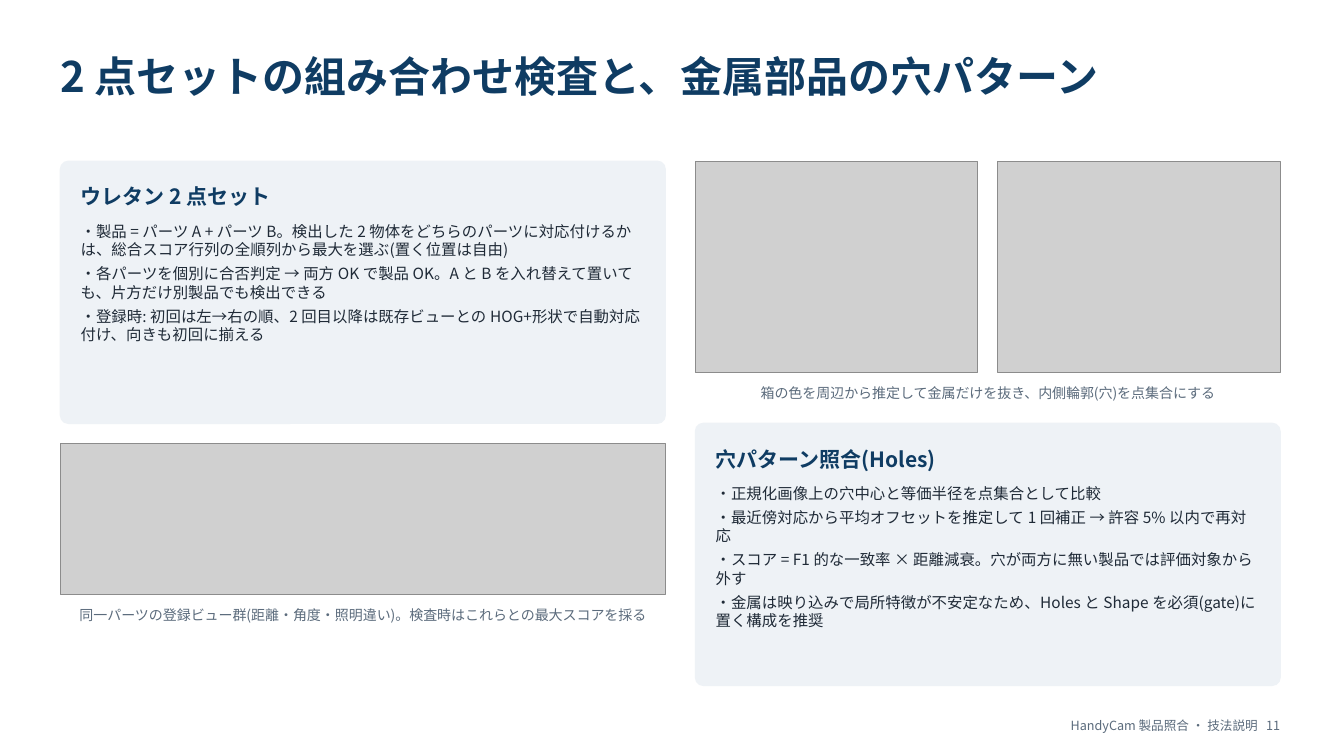
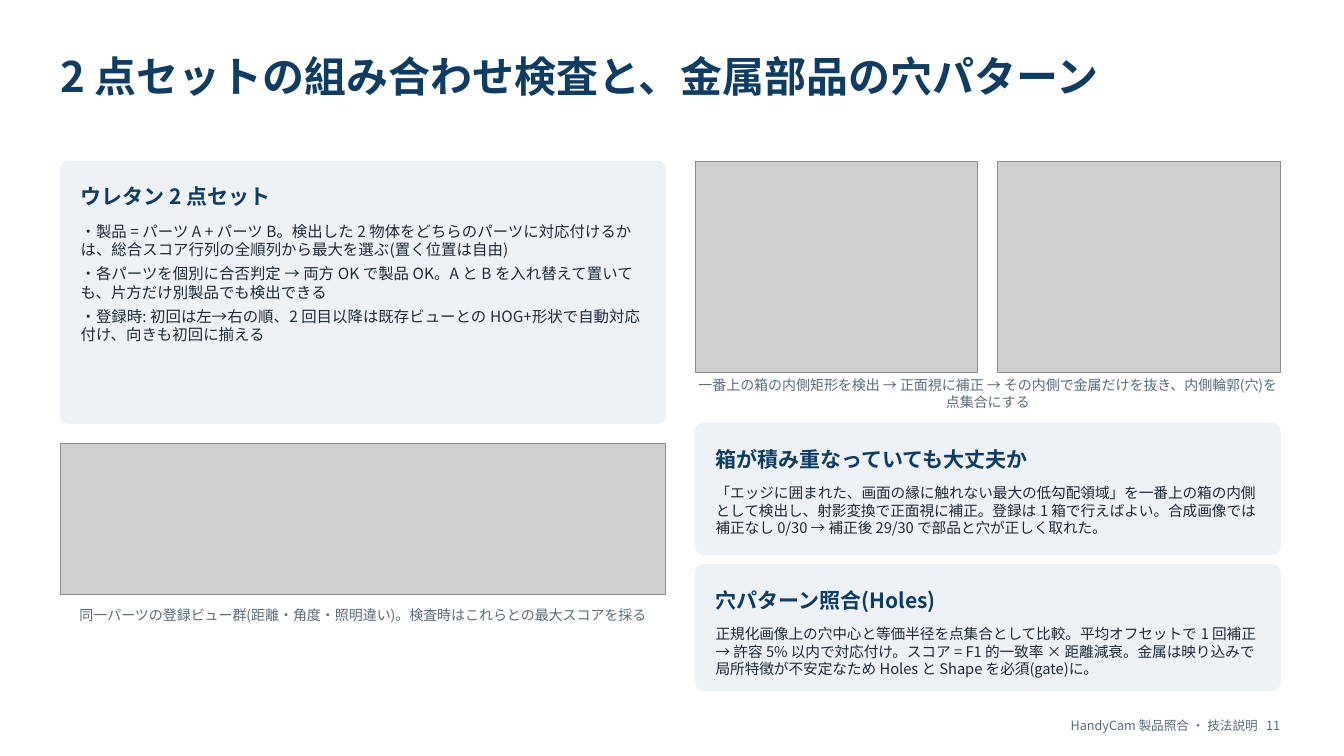
Before and after one commit to wamisnet/handy_ai_camera, a slide deck: slide 11 of docs/HandyCam_技法説明.pptx. Drawn at 1344x756 pixels with LibreOffice and Linux fonts; fonts in the diff are those of the drawing; grey boxes stand for pictures. Boxes give left, top, right and bottom in pixels: in the first picture for what was removed or moved away, otherwise in the second. Text is boxed around its words. In the diff, an @@ line names an element or a change of style, - is before the commit and + after.

```diff
--- a/docs/HandyCam_技法説明.pptx
+++ b/docs/HandyCam_技法説明.pptx
@@ text at (698, 378, 1277, 408): text changed @@
-箱の色を周辺から推定して金属だけを抜き、内側輪郭(穴)を点集合にする
+一番上の箱の内側矩形を検出 → 正面視に補正 → その内側で金属だけを抜き、内側輪郭(穴)を点集合にする
@@ rounded rectangle: place and size @@
-rounded rectangle at (696, 423, 1280, 686)
+rounded rectangle at (696, 423, 1280, 555)
@@ rounded rectangle at (696, 423, 1280, 555): proportions changed @@
@@ text at (716, 449, 1028, 469): text changed @@
-穴パターン照合(Holes)
+箱が積み重なっていても大丈夫か
@@ text added at (716, 485, 1256, 536), 10.5 pt, text #1F2A37 @@
+「エッジに囲まれた、画面の縁に触れない最大の低勾配領域」を一番上の箱の内側として検出し、射影変換で正面視に補正。登録は 1 箱で行えばよい。合成画像では補正なし 0/30 → 補正後 29/30 で部品と穴が正しく取れた。
@@ rounded rectangle added at (696, 565, 1280, 691), fill #EEF2F6, outline #EEF2F6 1 pt @@
@@ text added at (716, 590, 936, 612), 15 pt, text #0F3C63, bold @@
+穴パターン照合(Holes)
@@ text at (716, 626, 1256, 678): text changed; size 11 to 10.5 pt @@
-・正規化画像上の穴中心と等価半径を点集合として比較
-・最近傍対応から平均オフセットを推定して 1 回補正 → 許容 5% 以内で再対応
-・スコア = F1 的な一致率 × 距離減衰。穴が両方に無い製品では評価対象から外す
-・金属は映り込みで局所特徴が不安定なため、Holes と Shape を必須(gate)に置く構成を推奨
+正規化画像上の穴中心と等価半径を点集合として比較。平均オフセットで 1 回補正 → 許容 5% 以内で対応付け。スコア = F1 的一致率 × 距離減衰。金属は映り込みで局所特徴が不安定なため Holes と Shape を必須(gate)に。
```
Also in this commit, not shown: 1 other slide changed, 24 other files.
